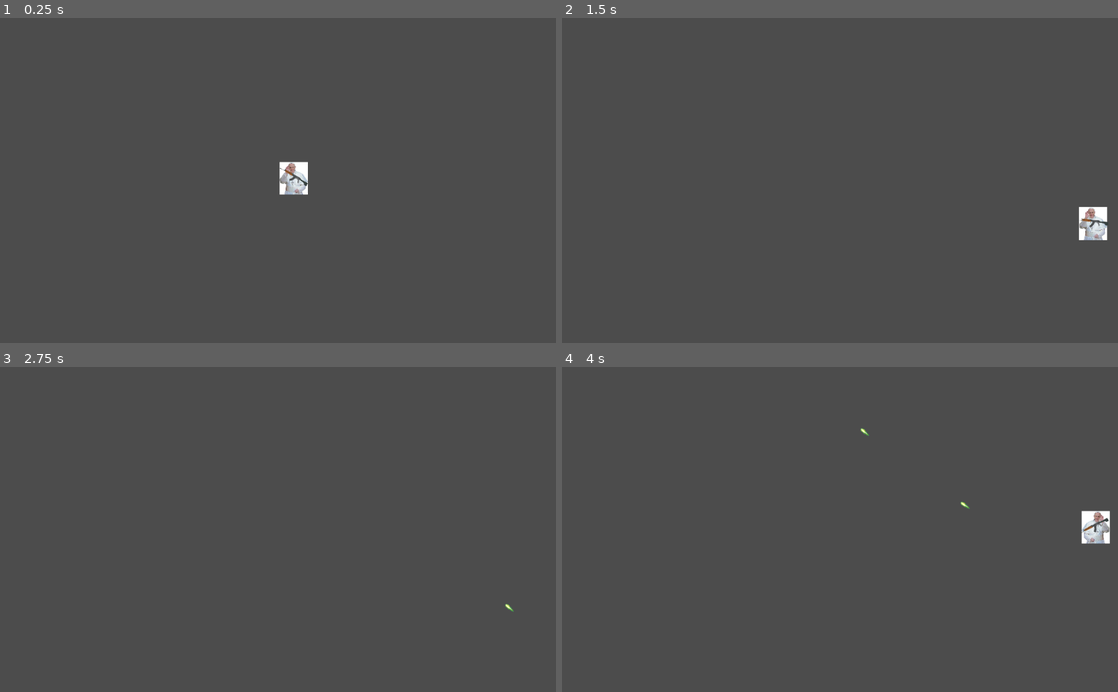
Above: before the commit, frames 1-4 (two rows, left to right).
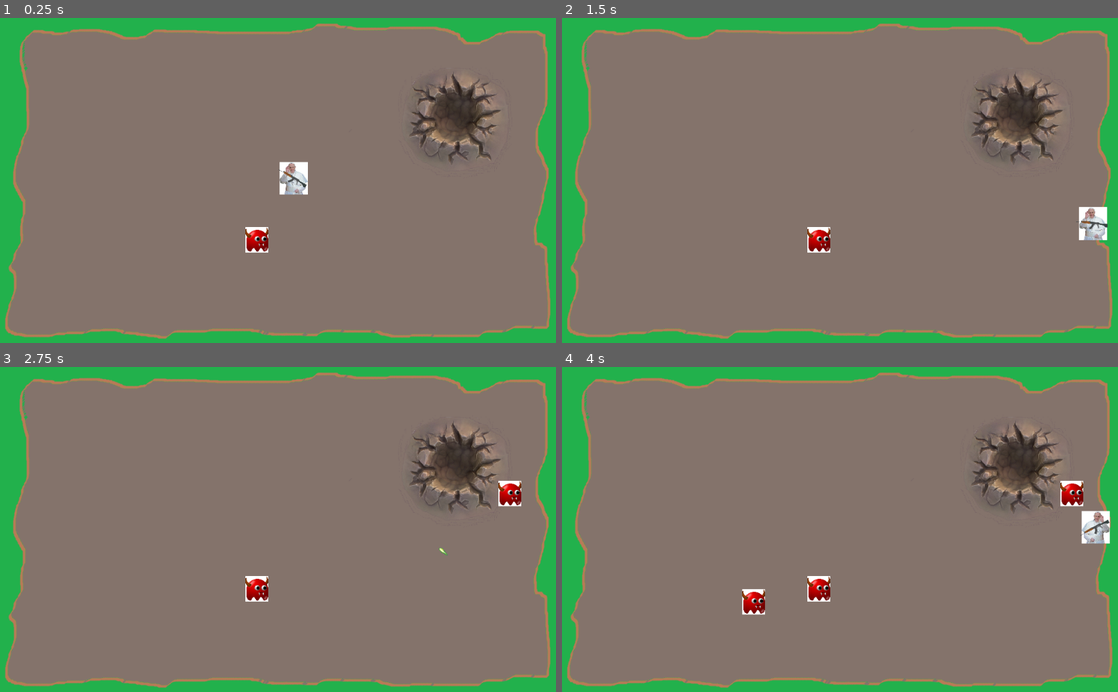
Above: after the commit, the same moments.

Repository: AgustinPatane/Ingenieria_Videojuegos
Game: Godot game, scene res://producto/assets/other/Mapa.tscn
Same seed, same stepped clock (60 frames per second), same inputs: the game is played once before the commit and once after it. Before the commit the project starts from res://producto/assets/other/Jugador.tscn.
Inputs (mouse positions are in pixels of both pictures, inside the frame that each line leads up to):
- Up to frame 1 (0.25 s): no input
- Up to frame 2 (1.5 s): tap Enter at 0.5 s; move the mouse to (962, 164) at 0.52 s; hold Right (ui_right) 0.53-1.28 s; hold Shift (run) 0.53-1.28 s; move the mouse to (728, 196) at 1.27 s; hold Down (ui_down) from 1.28 s (still down); tap Shift (run) at 1.35 s
- Up to frame 3 (2.75 s): move the mouse to (333, 458) at 2.02 s; release Down (ui_down) at 2.03 s; press the mouse at (333, 458) at 2.03 s; hold Right (ui_right) from 2.03 s (still down); tap Shift (run) at 2.3 s
- Up to frame 4 (4 s): move the mouse to (812, 594) at 2.77 s; release Right (ui_right) at 2.78 s; release the mouse at (812, 594) at 2.78 s; hold Up (ui_up) 2.78-3.53 s; tap Shift (run) at 2.85 s; move the mouse to (1006, 578) at 3.52 s; hold Left (ui_left) from 3.53 s (still down); hold Shift (run) from 3.53 s (still down)

The runs differ from the first frame. In frame 1, 99% of the frame differs, in the area x 0-100%, y 0-100%; in frame 2, 99%; in frame 3, 99%; in frame 4, 99%.

Commit message:
prueba spawn de enemigos

Diff:
--- /dev/null
+++ b/Trabajo_Final/producto/assets/other/Enemigo.tscn
@@ -0,0 +1,19 @@
+[gd_scene load_steps=4 format=2]
+
+[ext_resource path="res://producto/assets/img/monstruo.jpg" type="Texture" id=1]
+[ext_resource path="res://producto/scripts/Enemigo.gd" type="Script" id=2]
+
+[sub_resource type="RectangleShape2D" id=1]
+extents = Vector2( 21, 23 )
+
+[node name="Enemigo" type="Area2D"]
+script = ExtResource( 2 )
+
+[node name="Sprite" type="Sprite" parent="."]
+scale = Vector2( 0.2, 0.2 )
+texture = ExtResource( 1 )
+
+[node name="CollisionShape2D" type="CollisionShape2D" parent="."]
+shape = SubResource( 1 )
+
+[connection signal="area_entered" from="." to="." method="_on_Enemigo_area_entered"]
--- /dev/null
+++ b/Trabajo_Final/producto/assets/other/Mapa.tscn
@@ -0,0 +1,19 @@
+[gd_scene load_steps=4 format=2]
+
+[ext_resource path="res://producto/assets/img/fondo.png" type="Texture" id=1]
+[ext_resource path="res://producto/scripts/Mapa.gd" type="Script" id=2]
+[ext_resource path="res://producto/assets/other/Jugador.tscn" type="PackedScene" id=3]
+
+[node name="Mapa" type="Node2D"]
+script = ExtResource( 2 )
+tiempo_spawn = 100
+
+[node name="Sprite" type="Sprite" parent="."]
+position = Vector2( 512, 293 )
+scale = Vector2( 0.805638, 0.910689 )
+texture = ExtResource( 1 )
+
+[node name="Position2D" type="Position2D" parent="."]
+position = Vector2( 1025, 600 )
+
+[node name="Jugador" parent="." instance=ExtResource( 3 )]
--- a/Trabajo_Final/producto/scripts/Arma.gd
+++ b/Trabajo_Final/producto/scripts/Arma.gd
@@ -21,7 +21,7 @@
 	pass
 
 
-func _process(delta):
+func _process(_delta):
 	_mira_mouse(self)
 
 	if(rotation_degrees > 360):	rotation_degrees -=360
--- /dev/null
+++ b/Trabajo_Final/producto/scripts/Enemigo.gd
@@ -0,0 +1,26 @@
+extends Area2D
+
+var pos_jugador = Vector2.ZERO
+var speed = 100
+var vidas = 2
+
+func recibe_damage():
+	vidas -=1
+	if vidas == 0:
+		queue_free()
+
+# Called when the node enters the scene tree for the first time.
+func _ready():
+	pass
+
+func _process(delta):
+	#pos_jugador = get_node("Jugador").global_position
+	#var dir = (pos_jugador - position).normalized()
+	#position += dir * speed * delta
+	pass
+
+func _on_Enemigo_area_entered(area):
+	print(area.name)
+	if "Proyectil" in area.name:
+		recibe_damage()
+		area.queue_free()
--- /dev/null
+++ b/Trabajo_Final/producto/scripts/Mapa.gd
@@ -0,0 +1,21 @@
+extends Node2D
+
+export(int) var tiempo_spawn = 30
+var a = 0
+onready var escena_enemigo = preload("res://producto/assets/other/Enemigo.tscn")
+
+func _ready():
+	randomize()
+
+func spawn_enemigo():
+	var posx = randi() % 1025
+	var posy = randi() % 600
+	var enemigo = escena_enemigo.instance()
+	enemigo. position = Vector2(posx,posy)
+	get_tree().get_root().add_child(enemigo)
+
+
+func _process(delta):
+	if a%tiempo_spawn == 0:
+		spawn_enemigo()
+	a+=1
--- a/Trabajo_Final/producto/scripts/Proyectil.gd
+++ b/Trabajo_Final/producto/scripts/Proyectil.gd
@@ -1,7 +1,7 @@
 extends Area2D
 
 var direction = Vector2.RIGHT
-var speed = 400
+var speed = 800
 
 func _ready():
 	pass
--- a/Trabajo_Final/project.godot
+++ b/Trabajo_Final/project.godot
@@ -11,7 +11,7 @@
 [application]
 
 config/name="Trabajo_Final"
-run/main_scene="res://producto/assets/other/Jugador.tscn"
+run/main_scene="res://producto/assets/other/Mapa.tscn"
 
 [gui]
 
Binary file added: Trabajo_Final/producto/assets/img/fondo.png
Not shown, added: Trabajo_Final/producto/assets/img/fondo.png.import
Binary file added: Trabajo_Final/producto/assets/img/monstruo.jpg
Not shown, added: Trabajo_Final/producto/assets/img/monstruo.jpg.import
Binary file changed: Trabajo_Final/producto/assets/img/pruebaArma.png
